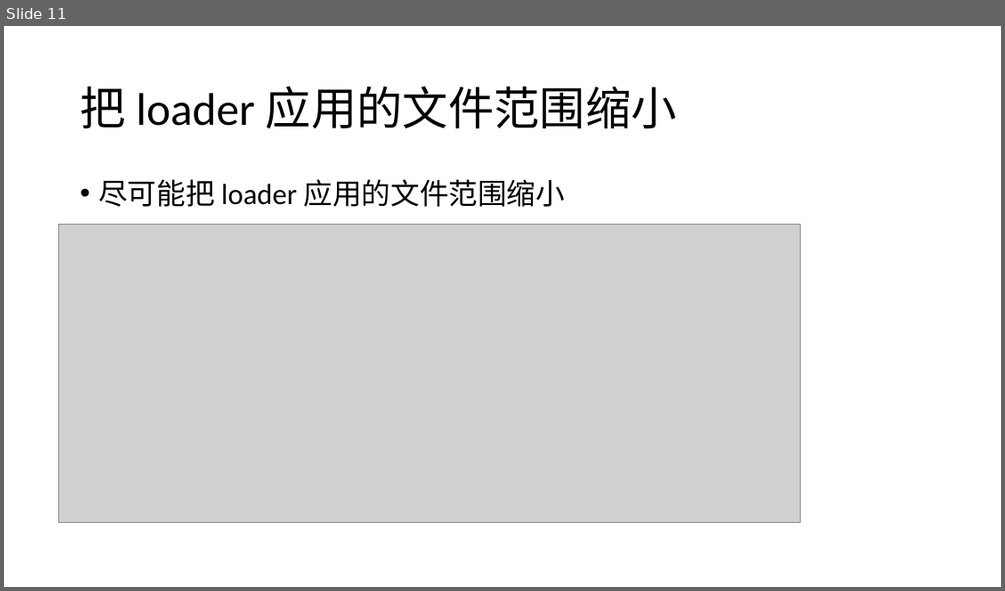
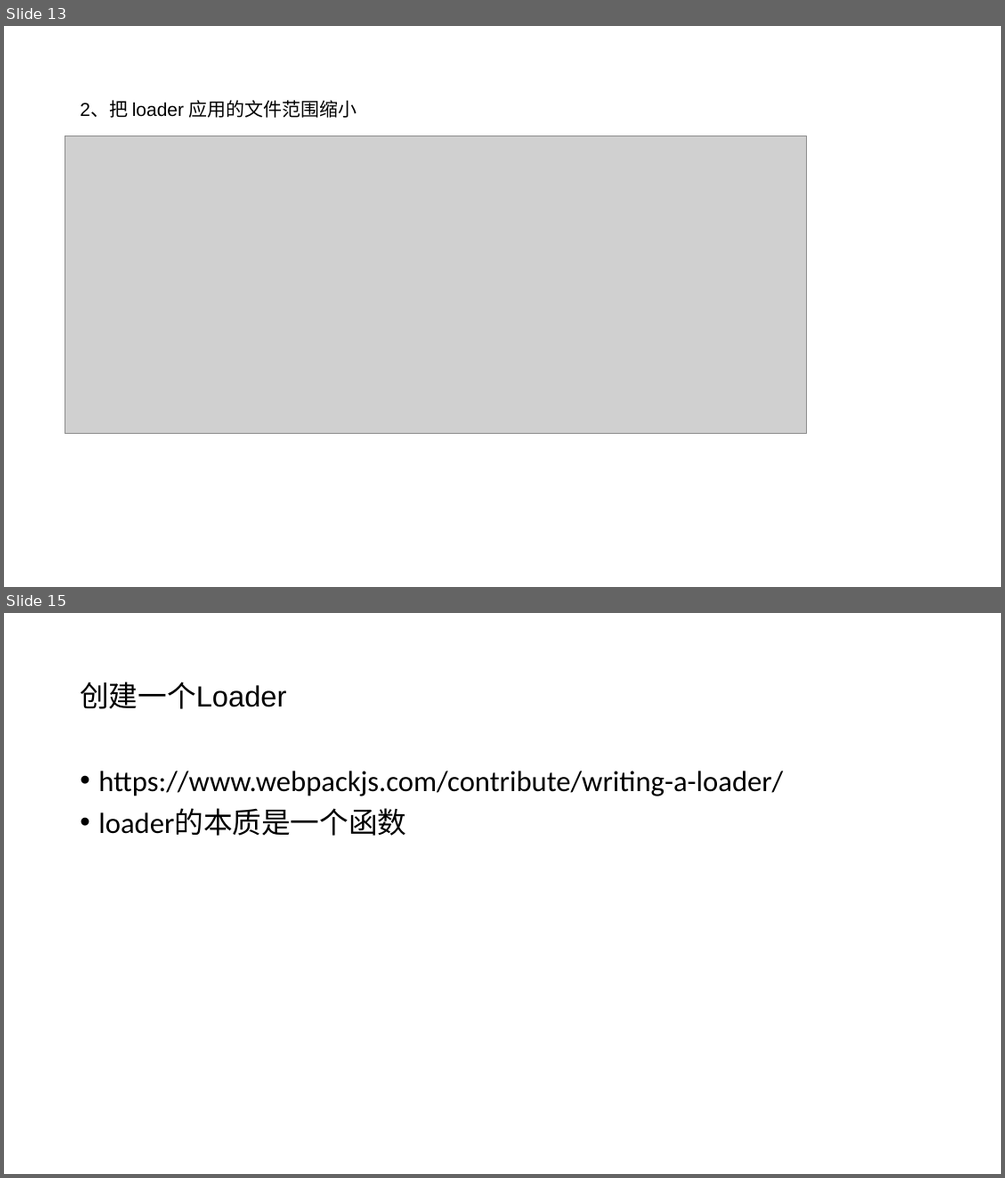
Before and after one commit to SmartWuJun/Demo, a slide deck: webpack.pptx. Shown one above the other, each under a label of ours: slide 11 before the commit, slides 13 and 15 after it; the slides between them are not shown. The pictures are 1005x591 and 1005x1178 pixels, drawn with LibreOffice and Linux fonts; fonts in the diff are those of the drawing; grey boxes stand for pictures. Boxes give left, top, right and bottom in pixels: in the first picture for what was removed or moved away, otherwise in the second. Text is boxed around its words. In the diff, an @@ line names an element or a change of style, - is before the commit and + after.

```diff
--- a/webpack.pptx
+++ b/webpack.pptx
@@ slide 15 added at [4, 613, 1001, 1174], background #FFFFFF @@
@@ title added at [80, 682, 286, 709], 28 pt, text #000000 @@
+创建一个Loader
@@ text added at [98, 771, 783, 835], 28 pt, text #000000 @@
+• https://www.webpackjs.com/contribute/writing-a-loader/
+• loader的本质是一个函数
@@ what was slide 11 is now slide 13 @@
@@ slide 13 changed as well @@
@@ title at [80, 100, 357, 118]: text changed; size 44 to 18 pt; font Calibri to Arial @@
-把 loader 应用的文件范围缩小
+2、把 loader 应用的文件范围缩小
@@ picture: place and size @@
-picture at [58, 224, 801, 522]
+picture at [65, 136, 807, 434]
@@ text removed at [98, 179, 566, 207] @@
-• 尽可能把 loader 应用的文件范围缩小
```
Also in this commit, not shown: 9 other slides changed, 5 other slides added, 2 slides removed, 7 other files.
